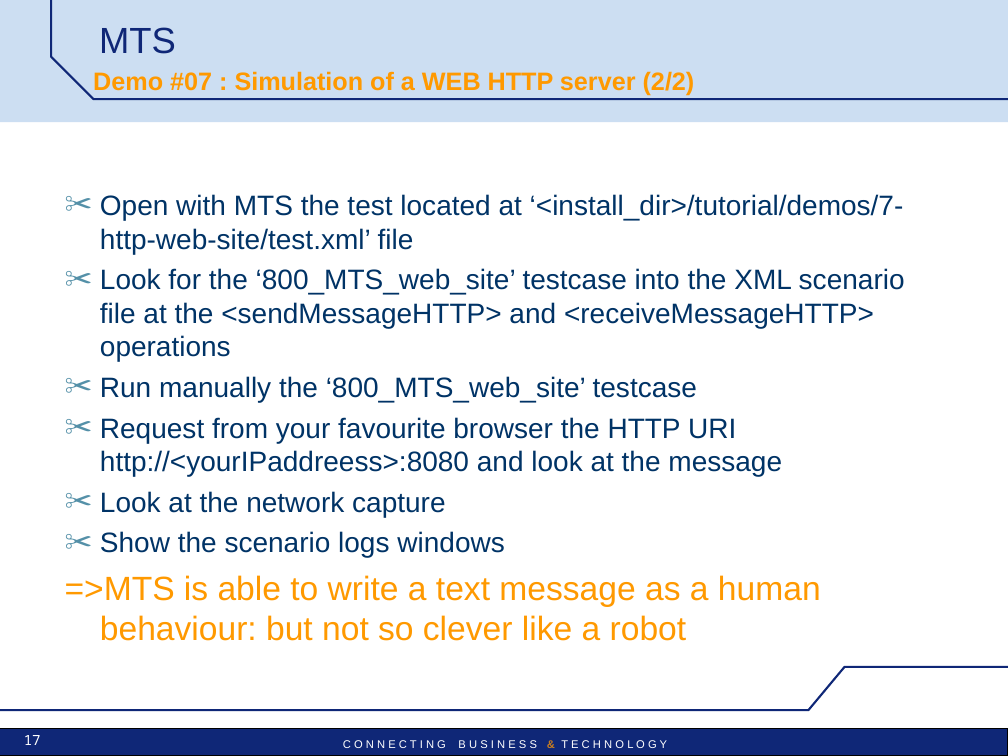
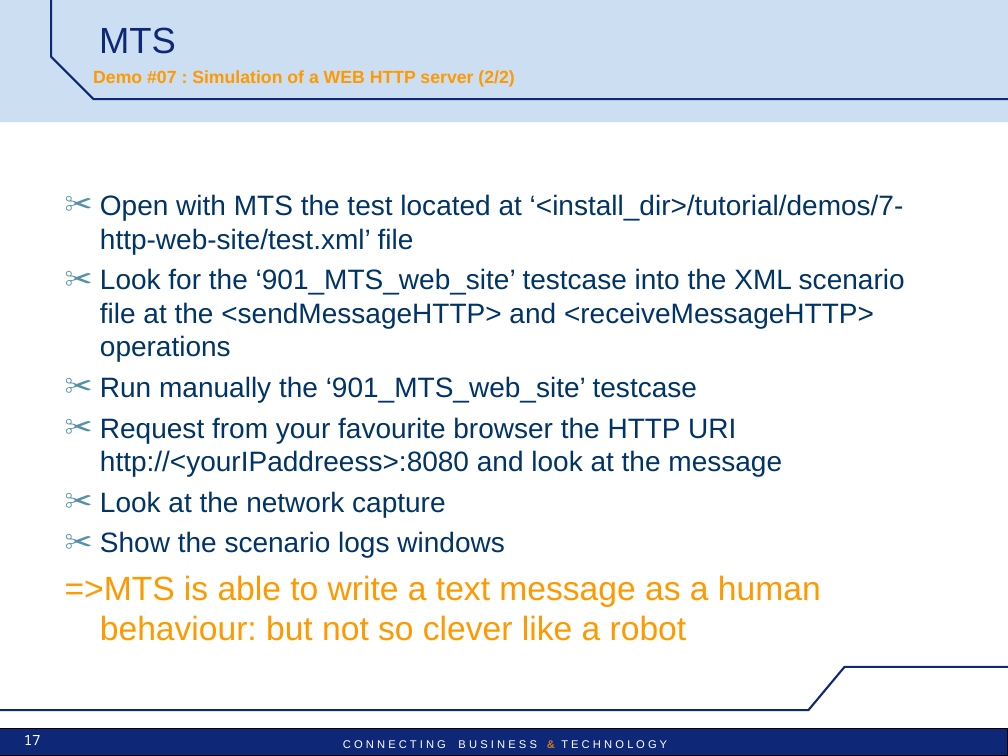
Before and after one commit to uttamhoode9/mts-trunk, a slide deck: slide 17 of mts/src/main/doc/MTS_pres_demos.ppt. Drawn at 1008x756 pixels with LibreOffice and Linux fonts; fonts in the diff are those of the drawing; background and template pictures are left out. Boxes give left, top, right and bottom in pixels: in the first picture for what was removed or moved away, otherwise in the second. Text is boxed around its words. In the diff, an @@ line names an element or a change of style, - is before the commit and + after.

Commit message:
Reorganiser tuto HTTP : garder les messages DEPRECATED

```diff
--- a/mts/src/main/doc/MTS_pres_demos.ppt
+++ b/mts/src/main/doc/MTS_pres_demos.ppt
@@ text "Demo #07 : Simulation of ..." at (x1=93, y1=70, x2=514, y2=87): size 18 to 12.6 pt @@
@@ text at (x1=100, y1=268, x2=905, y2=402): text changed @@
-✂ Look for the ‘800_MTS_web_site’ testcase into the XML scenario file at the <sendMessageHTTP> and <receiveMessageHTTP> operations
-✂ Run manually the ‘800_MTS_web_site’ testcase
+✂ Look for the ‘901_MTS_web_site’ testcase into the XML scenario file at the <sendMessageHTTP> and <receiveMessageHTTP> operations
+✂ Run manually the ‘901_MTS_web_site’ testcase
```
Also in this commit, not shown: 25 other slides changed, 31 other files.
